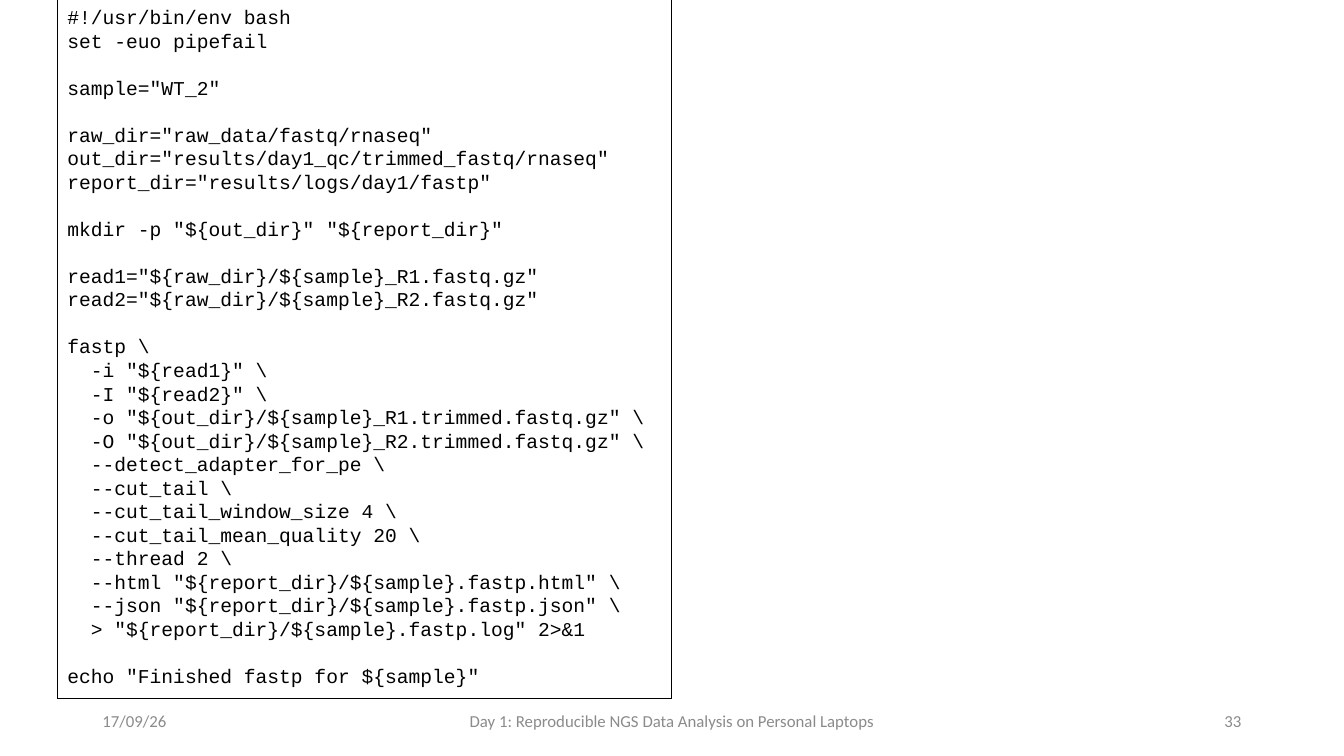
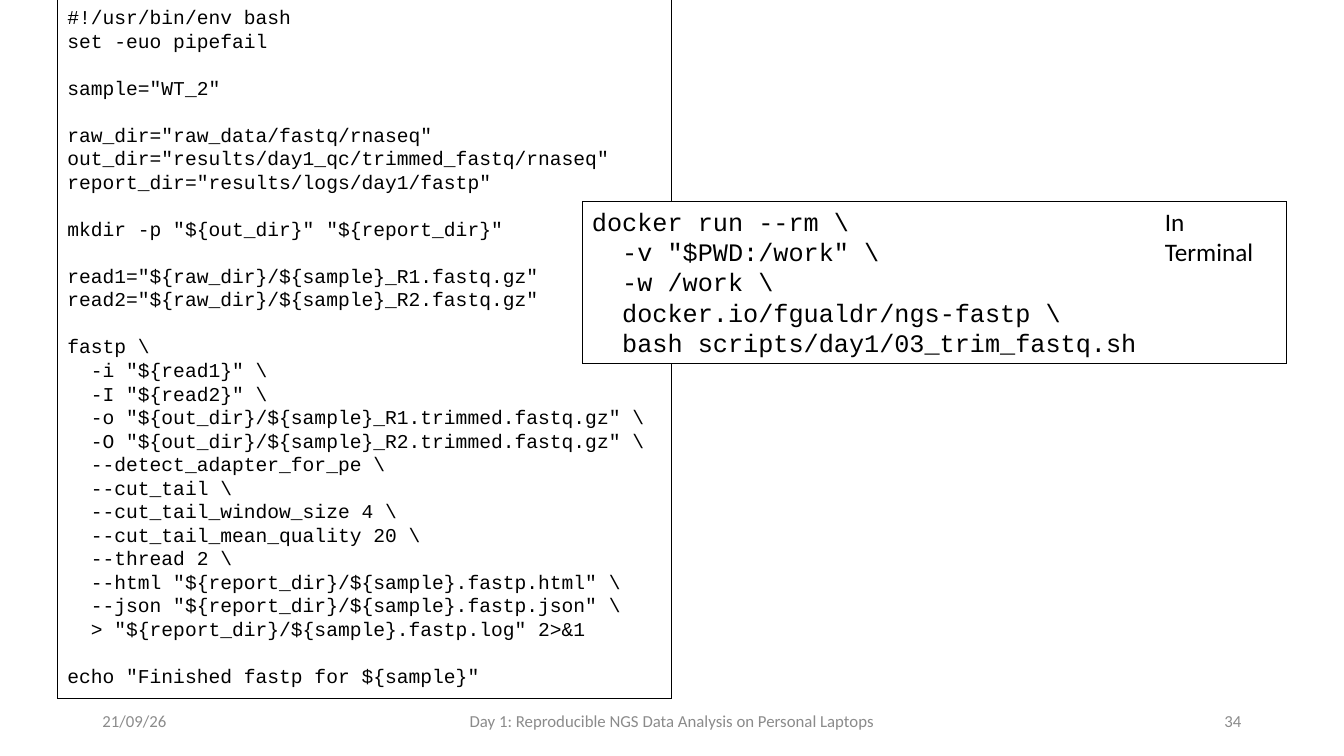
Before and after one commit to fgualdr/reproducible-ngs-workshop, a slide deck: slide 35 of power_point/Day1.pptx (slide 34 before the commit). Drawn at 1344x756 pixels with LibreOffice and Linux fonts; fonts in the diff are those of the drawing. Boxes give left, top, right and bottom in pixels: in the first picture for what was removed or moved away, otherwise in the second. Text is boxed around its words. In the diff, an @@ line names an element or a change of style, - is before the commit and + after.

```diff
--- a/power_point/Day1.pptx
+++ b/power_point/Day1.pptx
@@ rectangle added at box(582, 202, 1287, 365), fill #FFFFFF, outline #000000 0.75 pt, 18 pt, text #000000 @@
+docker run --rm \
+-v "$PWD:/work" \
+-w /work \
+docker.io/fgualdr/ngs-fastp \
+bash scripts/day1/03_trim_fastq.sh
@@ text added at box(1165, 214, 1253, 261), 18 pt, text #000000 @@
+In Terminal
@@ text at box(102, 715, 166, 728): text changed @@
-17/09/26
+21/09/26
@@ page number at box(1224, 716, 1241, 727): text changed @@
-33
+34
```
Also in this commit, not shown: 35 other slides changed, 1 slide added, 10 other files.
